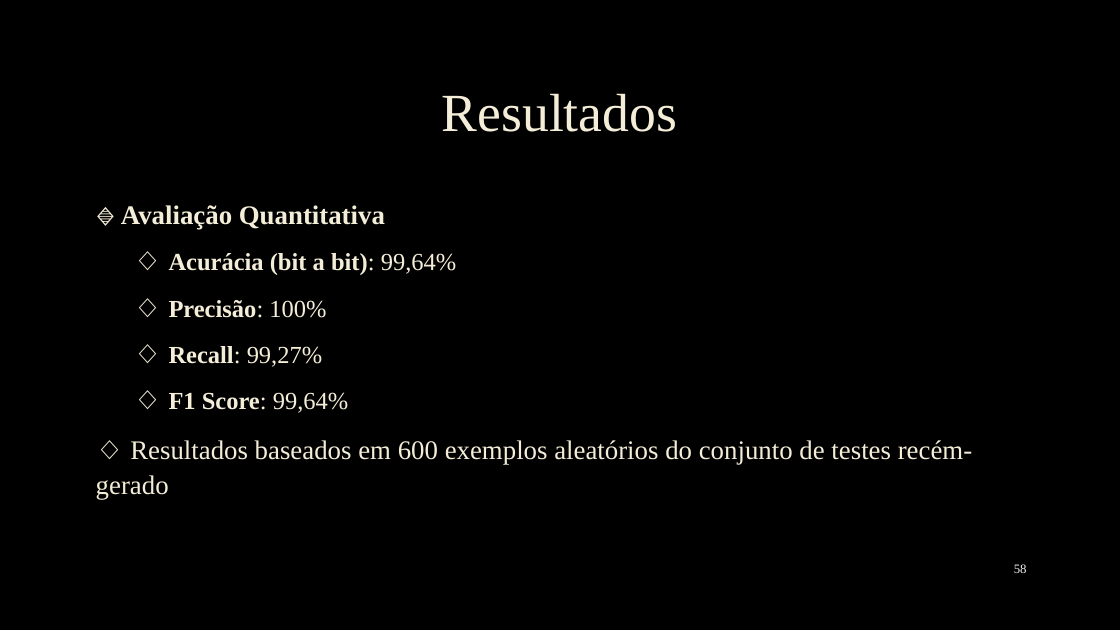
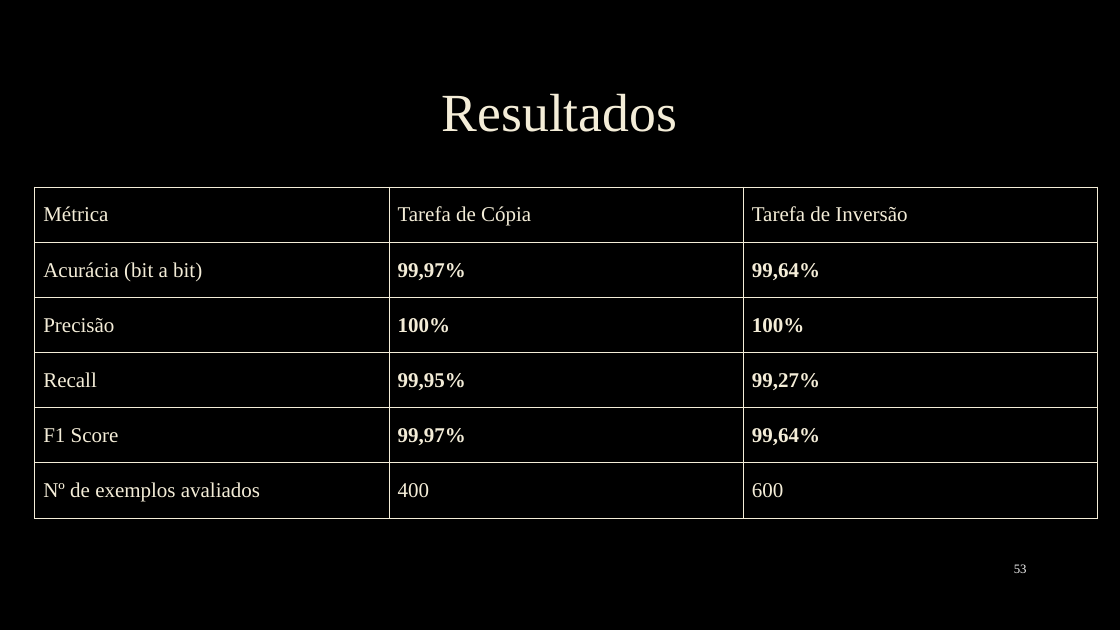
Before and after one commit to EmanuelSilva69/Neural_Turing_Machine_Criadorara, a slide deck: slide 53 of Slide/apresentação NTM.pptx (slide 58 before the commit). Drawn at 1120x630 pixels with LibreOffice and Linux fonts; fonts in the diff are those of the drawing; background and template pictures are left out. Boxes give left, top, right and bottom in pixels: in the first picture for what was removed or moved away, otherwise in the second. Text is boxed around its words. In the diff, an @@ line names an element or a change of style, - is before the commit and + after.

```diff
--- a/Slide/apresentação NTM.pptx
+++ b/Slide/apresentação NTM.pptx
@@ table added at <box>35,187,1099,518</box>, 6 rows, 3 columns @@
+Métrica | Tarefa de Cópia | Tarefa de Inversão
+Acurácia (bit a bit) | 99,97% | 99,64%
+Precisão | 100% | 100%
+Recall | 99,95% | 99,27%
+F1 Score | 99,97% | 99,64%
+Nº de exemplos avaliados | 400 | 600
@@ text removed at <box>96,205,972,500</box> @@
-🔹 Avaliação Quantitativa
-  ◇ Acurácia (bit a bit): 99,64%
-  ◇ Precisão: 100%
-  ◇ Recall: 99,27%
-  ◇ F1 Score: 99,64%
-◇ Resultados baseados em 600 exemplos aleatórios do conjunto de testes recém-gerado
@@ page number at <box>1014,564,1027,573</box>: text changed @@
-58
+53
```
Also in this commit, not shown: 3 other slides changed, 3 slides added, 2 slides removed.
